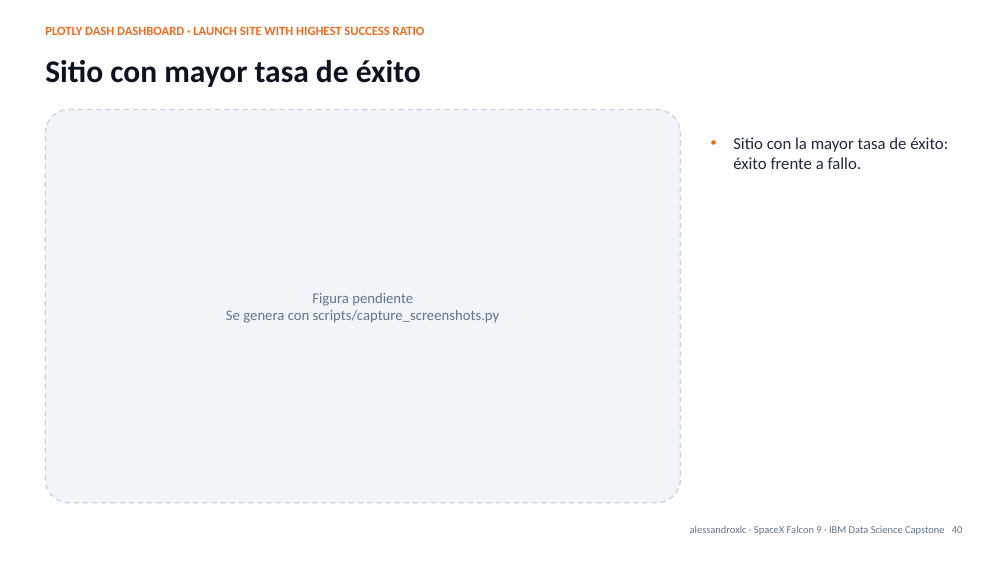
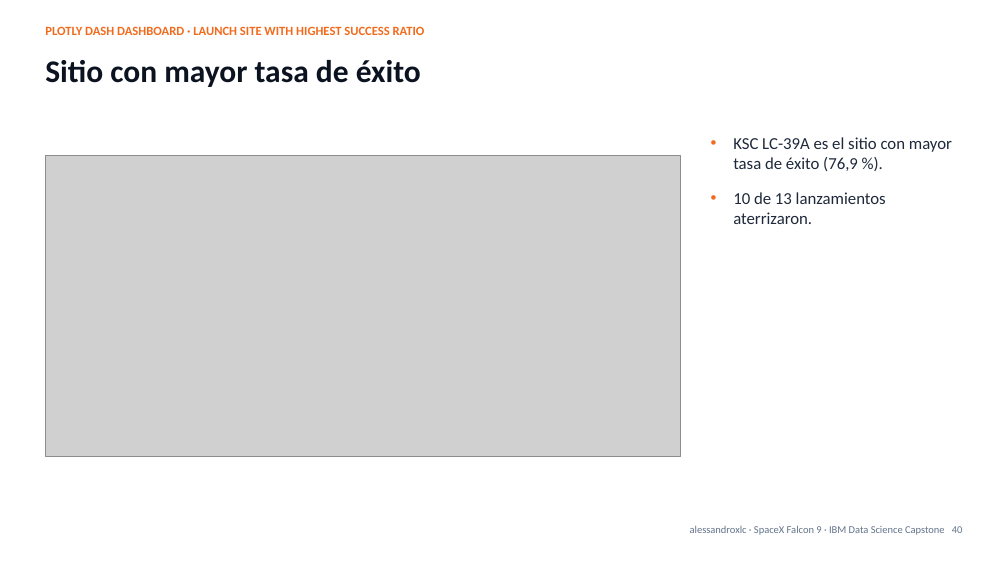
Before and after one commit to alessandroxlc/spacex-falcon9-capstone, a slide deck: slide 40 of presentation/SpaceX_Falcon9_Capstone.pptx. Drawn at 1008x567 pixels with LibreOffice and Linux fonts; fonts in the diff are those of the drawing; grey boxes stand for pictures. Boxes give left, top, right and bottom in pixels: in the first picture for what was removed or moved away, otherwise in the second. Text is boxed around its words. In the diff, an @@ line names an element or a change of style, - is before the commit and + after.

```diff
--- a/presentation/SpaceX_Falcon9_Capstone.pptx
+++ b/presentation/SpaceX_Falcon9_Capstone.pptx
@@ rounded rectangle removed at (45, 110, 681, 503) @@
@@ text at (733, 137, 952, 224): text changed @@
-• Sitio con la mayor tasa de éxito: éxito frente a fallo.
+• KSC LC-39A es el sitio con mayor tasa de éxito (76,9 %).
+• 10 de 13 lanzamientos aterrizaron.
@@ picture added at (45, 156, 681, 457) @@
@@ text removed at (226, 293, 500, 323) @@
-Figura pendiente
-Se genera con scripts/capture_screenshots.py
```
Also in this commit, not shown: 28 other slides changed, 45 other files.
